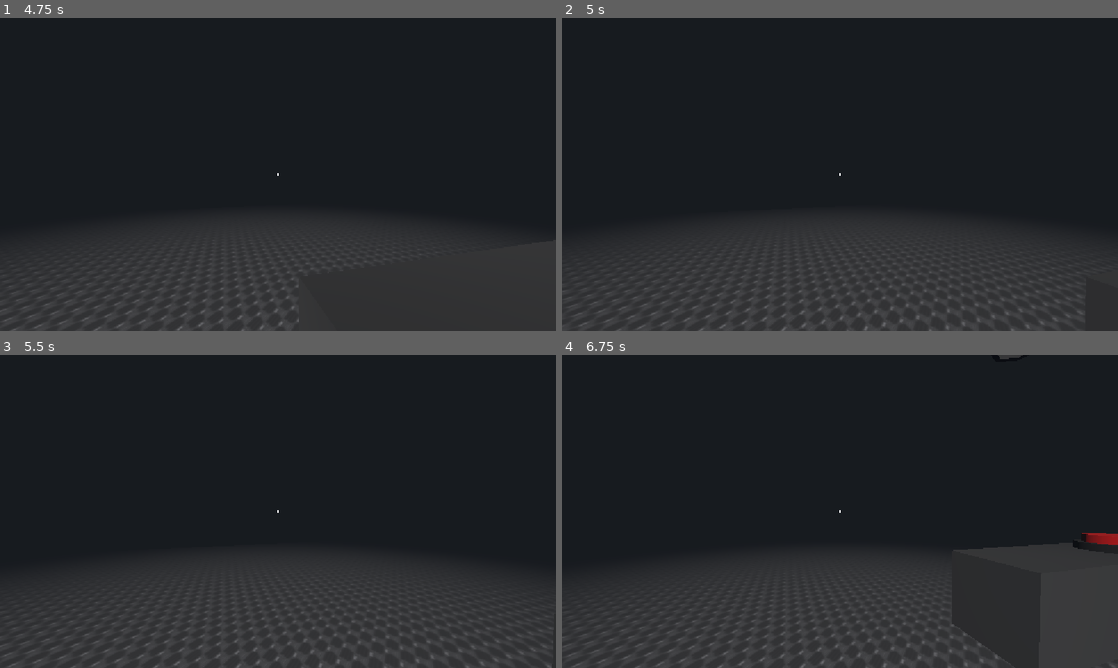
Above: before the commit, frames 1-4 (two rows, left to right).
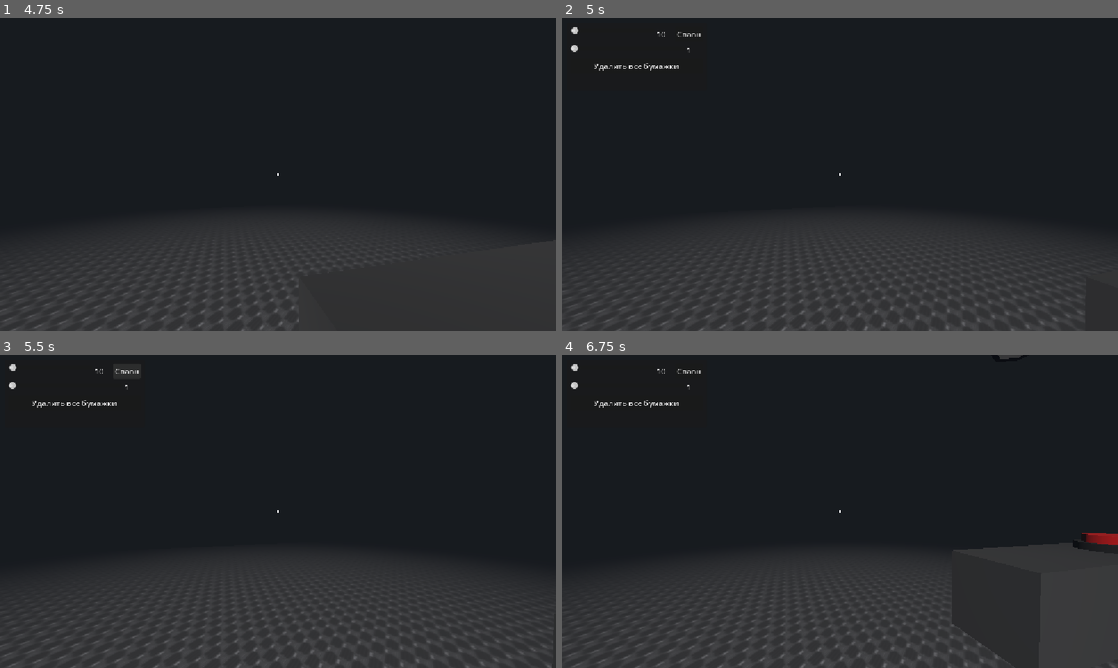
Above: after the commit, the same moments.

Repository: AvSBF/nerdy-papers
Game: Godot game, scene res://Scenes/World.tscn
Same seed, same stepped clock (60 frames per second), same inputs: the game is played once before the commit and once after it.
Inputs (mouse positions are in pixels of both pictures, inside the frame that each line leads up to):
- Up to frame 1 (4.75 s): tap Enter at 0.5, 2.75, 4.25 s; move the mouse to (305, 174) at 0.52 s; hold E (interact) 0.53-1.28 s; hold W (key_forward) 0.53-4.28 s; move the mouse to (250, 174) at 1.27 s; tap E (interact) at 1.35, 2.3, 3.05, 4.35 s; tap Space at 2, 3.5 s; move the mouse to (289, 168) at 2.02 s; hold Shift (sprint) 2.03-2.78 s; move the mouse to (272, 180) at 2.77 s; tap G (throw) at 2.85 s; move the mouse to (316, 177) at 3.52 s; hold E (interact) 3.53-4.28 s; tap Escape (ui_cancel) at 4.15 s; move the mouse to (111, 127) at 4.27 s; hold A (key_left) from 4.28 s (still down)
- Up to frame 2 (5 s): keep holding A (key_left); tap F2 (debug_menu, bound only after the commit) at 4.9 s
- Up to frame 3 (5.5 s): release A (key_left) at 5 s; click (127, 370) at 5 s, where only the run after the commit has a clickable "Спавн"
- Up to frame 4 (6.75 s): click (634, 401) at 5.75 s, where only the run after the commit has a clickable "Удалить все бумажки"; tap Space at 6.5 s; move the mouse to (867, 511) at 6.52 s; hold S (key_backwards) from 6.53 s (still down); hold Shift (sprint) from 6.53 s (still down)

Frame 1 is identical in both runs. In frame 2, 0.2% of the frame differs, in the area x 1-25%, y 2-17%; in frame 3, 0.2%; in frame 4, 0.2%.

Commit message:
feat: add debug menu for paper spawning and cleanup

Diff:
--- /dev/null
+++ b/Prefabs/DebugMenu.tscn
@@ -0,0 +1,55 @@
+[gd_scene format=3 uid="uid://bcdkmwvhqb7qf"]
+
+[ext_resource type="Script" path="res://Scripts/UI/debug_menu.gd" id="1_debug"]
+
+[node name="DebugMenu" type="CanvasLayer"]
+script = ExtResource("1_debug")
+
+[node name="Panel" type="PanelContainer" parent="."]
+offset_left = 10.0
+offset_top = 10.0
+offset_right = 300.0
+offset_bottom = 150.0
+
+[node name="Margin" type="MarginContainer" parent="Panel"]
+theme_override_constants/margin_left = 8
+theme_override_constants/margin_top = 8
+theme_override_constants/margin_right = 8
+theme_override_constants/margin_bottom = 8
+
+[node name="VBox" type="VBoxContainer" parent="Panel/Margin"]
+theme_override_constants/separation = 6
+
+[node name="SpawnRow" type="HBoxContainer" parent="Panel/Margin/VBox"]
+
+[node name="SpawnCountSlider" type="HSlider" parent="Panel/Margin/VBox/SpawnRow"]
+custom_minimum_size = Vector2(120, 0)
+size_flags_horizontal = 3
+min_value = 1.0
+max_value = 1000.0
+step = 1.0
+value = 10.0
+
+[node name="SpawnCountValue" type="Label" parent="Panel/Margin/VBox/SpawnRow"]
+custom_minimum_size = Vector2(34, 0)
+text = "10"
+
+[node name="SpawnButton" type="Button" parent="Panel/Margin/VBox/SpawnRow"]
+text = "Спавн"
+
+[node name="MaxHeldRow" type="HBoxContainer" parent="Panel/Margin/VBox"]
+
+[node name="MaxHeldSlider" type="HSlider" parent="Panel/Margin/VBox/MaxHeldRow"]
+custom_minimum_size = Vector2(120, 0)
+size_flags_horizontal = 3
+min_value = 1.0
+max_value = 10.0
+step = 1.0
+value = 1.0
+
+[node name="MaxHeldValue" type="Label" parent="Panel/Margin/VBox/MaxHeldRow"]
+custom_minimum_size = Vector2(34, 0)
+text = "1"
+
+[node name="DeleteButton" type="Button" parent="Panel/Margin/VBox"]
+text = "Удалить все бумажки"
--- a/Scenes/World.tscn
+++ b/Scenes/World.tscn
@@ -4,6 +4,7 @@
 [ext_resource type="PackedScene" uid="uid://csoerfwd402g3" path="res://Prefabs/Player.tscn" id="2_j0p05"]
 [ext_resource type="PackedScene" uid="uid://cxasut8klwf3u" path="res://Prefabs/paper_creating_table.tscn" id="3_5nsto"]
 [ext_resource type="PackedScene" uid="uid://bq7w2m5n8k3xa" path="res://Prefabs/paper_storage.tscn" id="4_storage"]
+[ext_resource type="PackedScene" uid="uid://bcdkmwvhqb7qf" path="res://Prefabs/DebugMenu.tscn" id="5_debug"]
 
 [sub_resource type="Environment" id="Environment_mmoe8"]
 background_mode = 1
@@ -55,3 +56,5 @@
 [node name="Paper Storage4" parent="." unique_id=743524894 instance=ExtResource("4_storage")]
 transform = Transform3D(-1, 0, -2.9802322e-08, 0, 1, 0, 2.9802322e-08, 0, -1, 3.754945, 0.025000095, 5.419992)
 paper_type = 4
+
+[node name="DebugMenu" parent="." unique_id=669537794 instance=ExtResource("5_debug")]
--- /dev/null
+++ b/Scripts/UI/debug_menu.gd
@@ -0,0 +1,56 @@
+extends CanvasLayer
+
+@onready var panel : PanelContainer = $Panel
+@onready var spawn_count_slider : HSlider = $Panel/Margin/VBox/SpawnRow/SpawnCountSlider
+@onready var spawn_count_value : Label = $Panel/Margin/VBox/SpawnRow/SpawnCountValue
+@onready var spawn_button : Button = $Panel/Margin/VBox/SpawnRow/SpawnButton
+@onready var max_held_slider : HSlider = $Panel/Margin/VBox/MaxHeldRow/MaxHeldSlider
+@onready var max_held_value : Label = $Panel/Margin/VBox/MaxHeldRow/MaxHeldValue
+@onready var delete_button : Button = $Panel/Margin/VBox/DeleteButton
+
+@onready var interactor : Node = get_tree().current_scene.get_node("Player/Interactor")
+
+func _ready() -> void:
+	panel.visible = false
+	spawn_count_slider.value_changed.connect(_on_spawn_count_changed)
+	max_held_slider.value_changed.connect(_on_max_held_changed)
+	spawn_button.pressed.connect(_on_spawn_pressed)
+	delete_button.pressed.connect(_on_delete_pressed)
+	_on_spawn_count_changed(spawn_count_slider.value)
+	_on_max_held_changed(max_held_slider.value)
+
+func _unhandled_input(event: InputEvent) -> void:
+	if event.is_action_pressed("debug_menu"):
+		_toggle_menu()
+		get_viewport().set_input_as_handled()
+	elif event.is_action_pressed("ui_cancel") and panel.visible:
+		_toggle_menu()
+		get_viewport().set_input_as_handled()
+
+func _toggle_menu() -> void:
+	panel.visible = not panel.visible
+	if panel.visible:
+		Input.mouse_mode = Input.MOUSE_MODE_VISIBLE
+	else:
+		Input.mouse_mode = Input.MOUSE_MODE_CAPTURED
+
+func _on_spawn_count_changed(value: float) -> void:
+	spawn_count_value.text = str(int(value))
+
+func _on_max_held_changed(value: float) -> void:
+	max_held_value.text = str(int(value))
+	interactor.max_held_papers = int(value)
+
+func _on_spawn_pressed() -> void:
+	var creator := get_tree().current_scene.find_child("Paper Creator", true, false)
+	if creator == null:
+		return
+	var amount := int(spawn_count_slider.value)
+	for i in amount:
+		creator.spawn_paper()
+
+func _on_delete_pressed() -> void:
+	interactor.discard_all_papers()
+	for paper in get_tree().get_nodes_in_group("paper"):
+		if is_instance_valid(paper):
+			paper.queue_free()
--- a/project.godot
+++ b/project.godot
@@ -57,6 +57,11 @@
 "events": [Object(InputEventKey,"resource_local_to_scene":false,"resource_name":"","device":-1,"window_id":0,"alt_press …(192 unchanged characters)…
 ]
 }
+debug_menu={
+"deadzone": 0.2,
+"events": [Object(InputEventKey,"resource_local_to_scene":false,"resource_name":"","device":-1,"window_id":0,"alt_pressed":false,"shift_pressed":false,"ctrl_pressed":false,"meta_pressed":false,"pressed":false,"keycode":0,"physical_keycode":4194333,"key_label":0,"unicode":0,"location":0,"echo":false,"script":null)
+]
+}
 
 [physics]
 
Not shown, added: Scripts/UI/debug_menu.gd.uid
